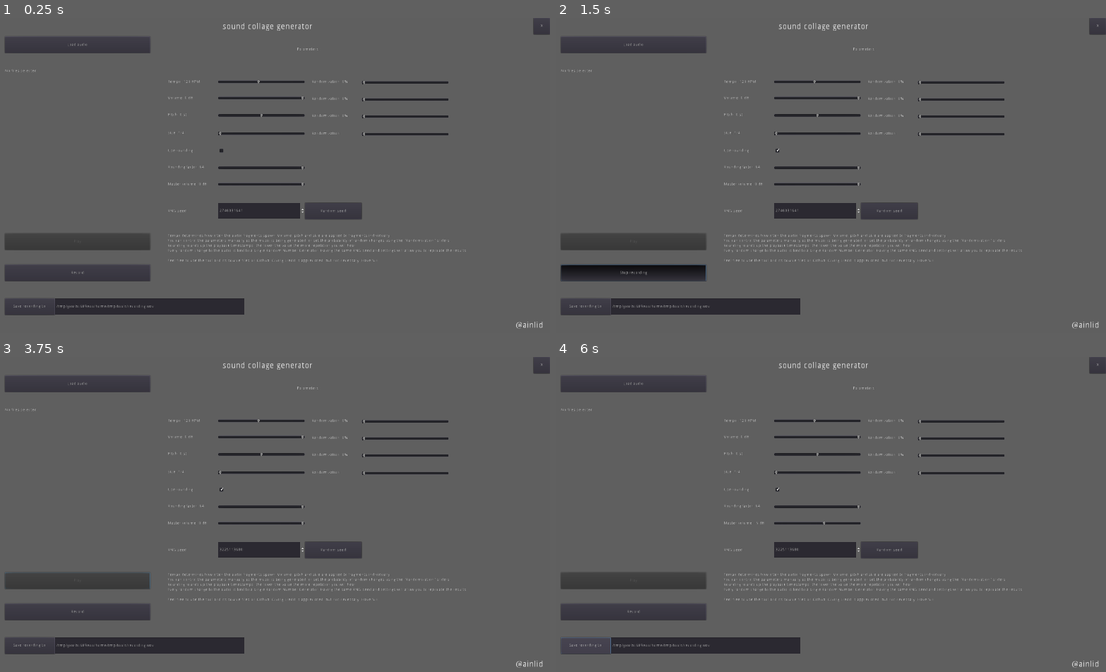
Above: before the commit, frames 1-4 (two rows, left to right).
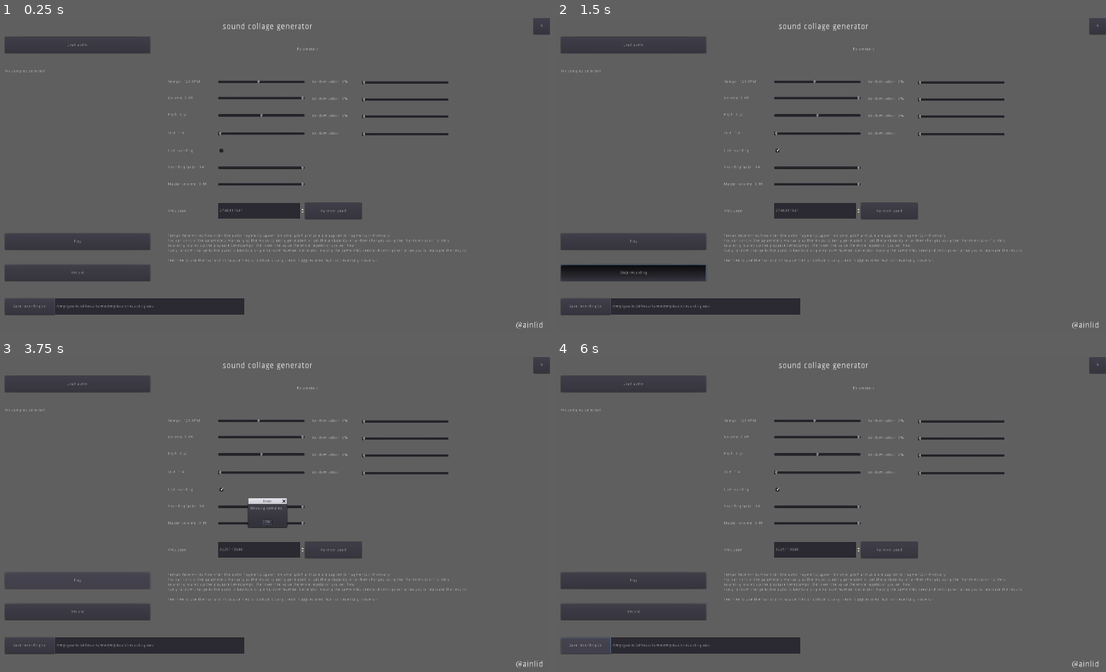
Above: after the commit, the same moments.

Repository: Ainlid/sound_collage_generator
Game: Godot game, scene res://core/core.tscn
Two runs of this game, one before a commit and one after it. Both use one fixed random seed, a clock stepped at 60 frames per second and the inputs below.
Inputs (mouse positions are in pixels of both pictures, inside the frame that each line leads up to):
- Up to frame 1 (0.25 s): no input
- Up to frame 2 (1.5 s): click (781, 150) at 0.5 s; click "Record" at 1.25 s
- Up to frame 3 (3.75 s): click "Stop recording" at 2 s; click "Random seed" at 2.75 s; click (77, 580) at 3.5 s, where only the run after the commit has a clickable "Play"
- Up to frame 4 (6 s): click (633, 580) at 4.25 s, where only the run after the commit has a clickable "Play"; click (825, 520) at 5 s, where only the run after the commit has a clickable "OK"; click "Save recording to:" at 5.75 s

The runs differ from the first frame. In frame 1, less than 0.1% of the frame differs, in the area x 1-23%, y 5-72%; in frame 2, less than 0.1%; in frame 3, 0.7%, in the area x 0-53%, y 5-74%; in frame 4, less than 0.1%.

Commit message:
minor improvements

Diff:
--- a/core/core.gd
+++ b/core/core.gd
@@ -9,6 +9,7 @@
 onready var file_list = $interface/load_menu/file_scroll/file_list
 
 onready var play_button = $interface/play_button
+onready var samples_error = $interface/samples_error
 var playing = false
 
 var rng
@@ -29,34 +30,34 @@
 var pitch_random = 0.0
 var size_random = 0.0
 
-onready var tempo_label = $interface/tempo_label
-onready var tempo_slider = $interface/tempo_slider
-
-onready var volume_label = $interface/volume_label
-onready var volume_slider = $interface/volume_slider
-
-onready var pitch_label = $interface/pitch_label
-onready var pitch_slider = $interface/pitch_slider
-
-onready var size_label = $interface/size_label
-onready var size_slider = $interface/size_slider
-
-onready var rounding_label = $interface/rounding_label
-onready var rounding_slider = $interface/rounding_slider
-
-onready var tempo_random_label = $interface/tempo_random_label
-onready var tempo_random_slider = $interface/tempo_random_slider
-
-onready var volume_random_label = $interface/volume_random_label
-onready var volume_random_slider = $interface/volume_random_slider
-
-onready var pitch_random_label = $interface/pitch_random_label
-onready var pitch_random_slider = $interface/pitch_random_slider
-
-onready var size_random_label = $interface/size_random_label
-onready var size_random_slider = $interface/size_random_slider
-
-onready var seed_box = $interface/seed_box
+onready var tempo_label = $interface/settings/tempo_label
+onready var tempo_slider = $interface/settings/tempo_slider
+
+onready var volume_label = $interface/settings/volume_label
+onready var volume_slider = $interface/settings/volume_slider
+
+onready var pitch_label = $interface/settings/pitch_label
+onready var pitch_slider = $interface/settings/pitch_slider
+
+onready var size_label = $interface/settings/size_label
+onready var size_slider = $interface/settings/size_slider
+
+onready var rounding_label = $interface/settings/rounding_label
+onready var rounding_slider = $interface/settings/rounding_slider
+
+onready var tempo_random_label = $interface/settings/tempo_random_label
+onready var tempo_random_slider = $interface/settings/tempo_random_slider
+
+onready var volume_random_label = $interface/settings/volume_random_label
+onready var volume_random_slider = $interface/settings/volume_random_slider
+
+onready var pitch_random_label = $interface/settings/pitch_random_label
+onready var pitch_random_slider = $interface/settings/pitch_random_slider
+
+onready var size_random_label = $interface/settings/size_random_label
+onready var size_random_slider = $interface/settings/size_random_slider
+
+onready var seed_box = $interface/settings/seed_box
 
 onready var audio_record = $audio_record
 onready var record_button = $interface/record_button
@@ -87,7 +88,7 @@
 
 	_randomize_seed()
 
-	play_button.disabled = true
+	_clear_samples()
 
 	effect = AudioServer.get_bus_effect(0, 0)
 	save_path_label.text = OS.get_executable_path().get_base_dir() + "/recording.wav"
@@ -160,7 +161,7 @@
 	file_dialog.popup_centered()
 
 func _files_selected(paths):
-	samples = []
+	_clear_samples()
 	file_list.text = "Loaded: \n"
 	var file = File.new()
 	for n in paths.size():
@@ -177,9 +178,16 @@
 			file.close()
 	play_button.disabled = false
 
+func _clear_samples():
+	samples = []
+	file_list.text = "No samples selected"
+
 func _play_pressed():
 	if !playing:
-		_play_start()
+		if !samples.empty():
+			_play_start()
+		else:
+			samples_error.popup_centered()
 	else:
 		_play_stop()
 
@@ -233,7 +241,6 @@
 		_set_size(new_size)
 
 func _spawn_grain():
-	var spawn_chance = rng.randf() * 100.0
 	var new_grain = grain.instance()
 	add_child(new_grain)
 	var sample_id = rng.randi_range(0, samples.size() - 1)
--- a/core/core.tscn
+++ b/core/core.tscn
@@ -47,12 +47,349 @@
 "_edit_use_anchors_": false
 }
 
-[node name="load_menu" type="Control" parent="interface"]
-anchor_right = 1.0
-anchor_bottom = 1.0
-__meta__ = {
-"_edit_use_anchors_": false
-}
+[node name="play_button" type="Button" parent="interface"]
+margin_left = 67.0
+margin_top = 733.029
+margin_right = 561.0
+margin_bottom = 789.029
+text = "Play"
+__meta__ = {
+"_edit_use_anchors_": false
+}
+
+[node name="info" type="Label" parent="interface"]
+margin_left = 620.0
+margin_top = 734.321
+margin_right = 1816.0
+margin_bottom = 816.321
+text = "Tempo determines how often the audio fragments spawn. Volume, pitch and size are applied to fragments individually.
+You can control the parameters manually as the music is being generated, or set the probability of random changes using the \"Randomization\" sliders.
+Rounding rounds up the playback timestamps, the lower the value the more repetition you will hear.
+Every random change to the audio is tied to a single Random Number Generator. Having the same RNG seed and settings will allow you to replicate the results.
+
+Feel free to use the tool and its source files on Github! Giving credit is appreciated, but not necessary. Have fun!"
+__meta__ = {
+"_edit_use_anchors_": false
+}
+
+[node name="record_button" type="Button" parent="interface"]
+margin_left = 67.0
+margin_top = 839.0
+margin_right = 561.0
+margin_bottom = 895.0
+toggle_mode = true
+text = "Record"
+__meta__ = {
+"_edit_use_anchors_": false
+}
+
+[node name="save_button" type="Button" parent="interface"]
+margin_left = 67.0
+margin_top = 953.551
+margin_right = 237.0
+margin_bottom = 1009.55
+text = "Save recording to:"
+__meta__ = {
+"_edit_use_anchors_": false
+}
+
+[node name="save_path_label" type="LineEdit" parent="interface"]
+margin_left = 237.0
+margin_top = 954.0
+margin_right = 882.0
+margin_bottom = 1010.0
+__meta__ = {
+"_edit_use_anchors_": false
+}
+
+[node name="quit_button" type="Button" parent="interface"]
+margin_left = 1863.83
+margin_top = 1.41422
+margin_right = 1919.83
+margin_bottom = 57.4142
+text = "X"
+__meta__ = {
+"_edit_use_anchors_": false
+}
+
+[node name="master_volume_slider" type="HSlider" parent="interface"]
+margin_left = 791.0
+margin_top = 538.0
+margin_right = 1087.0
+margin_bottom = 594.0
+min_value = -12.0
+max_value = 0.0
+
+[node name="master_volume_label" type="Label" parent="interface"]
+margin_left = 621.0
+margin_top = 538.0
+margin_right = 746.0
+margin_bottom = 594.0
+text = "Master volume: "
+valign = 1
+__meta__ = {
+"_edit_use_anchors_": false
+}
+
+[node name="settings" type="Node" parent="interface"]
+
+[node name="label_params" type="Label" parent="interface/settings"]
+margin_left = 621.0
+margin_top = 78.5858
+margin_right = 1576.0
+margin_bottom = 134.586
+text = "Parameters:"
+align = 1
+valign = 1
+__meta__ = {
+"_edit_use_anchors_": false
+}
+
+[node name="tempo_slider" type="HSlider" parent="interface/settings"]
+margin_left = 791.0
+margin_top = 188.586
+margin_right = 1087.0
+margin_bottom = 244.586
+min_value = 50.0
+max_value = 200.0
+value = 120.0
+__meta__ = {
+"_edit_use_anchors_": false
+}
+
+[node name="tempo_label" type="Label" parent="interface/settings"]
+margin_left = 621.0
+margin_top = 188.586
+margin_right = 746.0
+margin_bottom = 244.586
+text = "Tempo: "
+valign = 1
+__meta__ = {
+"_edit_use_anchors_": false
+}
+
+[node name="volume_slider" type="HSlider" parent="interface/settings"]
+margin_left = 791.0
+margin_top = 244.628
+margin_right = 1087.0
+margin_bottom = 300.628
+min_value = -6.0
+max_value = 0.0
+__meta__ = {
+"_edit_use_anchors_": false
+}
+
+[node name="volume_label" type="Label" parent="interface/settings"]
+margin_left = 621.0
+margin_top = 244.628
+margin_right = 746.0
+margin_bottom = 300.628
+text = "Volume: "
+valign = 1
+__meta__ = {
+"_edit_use_anchors_": false
+}
+
+[node name="pitch_slider" type="HSlider" parent="interface/settings"]
+margin_left = 791.0
+margin_top = 302.628
+margin_right = 1087.0
+margin_bottom = 358.628
+min_value = -6.0
+max_value = 6.0
+__meta__ = {
+"_edit_use_anchors_": false
+}
+
+[node name="pitch_label" type="Label" parent="interface/settings"]
+margin_left = 621.0
+margin_top = 300.628
+margin_right = 746.0
+margin_bottom = 356.628
+text = "Pitch: "
+valign = 1
+__meta__ = {
+"_edit_use_anchors_": false
+}
+
+[node name="size_slider" type="HSlider" parent="interface/settings"]
+margin_left = 791.0
+margin_top = 364.586
+margin_right = 1087.0
+margin_bottom = 420.586
+min_value = 1.0
+max_value = 4.0
+value = 1.0
+__meta__ = {
+"_edit_use_anchors_": false
+}
+
+[node name="size_label" type="Label" parent="interface/settings"]
+margin_left = 621.0
+margin_top = 362.586
+margin_right = 746.0
+margin_bottom = 418.586
+text = "Size: "
+valign = 1
+__meta__ = {
+"_edit_use_anchors_": false
+}
+
+[node name="tempo_random_slider" type="HSlider" parent="interface/settings"]
+margin_left = 1280.0
+margin_top = 190.586
+margin_right = 1576.0
+margin_bottom = 246.586
+__meta__ = {
+"_edit_use_anchors_": false
+}
+
+[node name="tempo_random_label" type="Label" parent="interface/settings"]
+margin_left = 1110.0
+margin_top = 188.586
+margin_right = 1235.0
+margin_bottom = 244.586
+text = "Randomization: "
+valign = 1
+__meta__ = {
+"_edit_use_anchors_": false
+}
+
+[node name="volume_random_slider" type="HSlider" parent="interface/settings"]
+margin_left = 1280.0
+margin_top = 248.586
+margin_right = 1576.0
+margin_bottom = 304.586
+__meta__ = {
+"_edit_use_anchors_": false
+}
+
+[node name="volume_random_label" type="Label" parent="interface/settings"]
+margin_left = 1110.0
+margin_top = 246.586
+margin_right = 1235.0
+margin_bottom = 302.586
+text = "Randomization: "
+valign = 1
+__meta__ = {
+"_edit_use_anchors_": false
+}
+
+[node name="pitch_random_slider" type="HSlider" parent="interface/settings"]
+margin_left = 1280.0
+margin_top = 306.586
+margin_right = 1576.0
+margin_bottom = 362.586
+__meta__ = {
+"_edit_use_anchors_": false
+}
+
+[node name="pitch_random_label" type="Label" parent="interface/settings"]
+margin_left = 1110.0
+margin_top = 304.586
+margin_right = 1235.0
+margin_bottom = 360.586
+text = "Randomization: "
+valign = 1
+__meta__ = {
+"_edit_use_anchors_": false
+}
+
+[node name="size_random_slider" type="HSlider" parent="interface/settings"]
+margin_left = 1280.0
+margin_top = 366.586
+margin_right = 1576.0
+margin_bottom = 422.586
+__meta__ = {
+"_edit_use_anchors_": false
+}
+
+[node name="size_random_label" type="Label" parent="interface/settings"]
+margin_left = 1110.0
+margin_top = 364.586
+margin_right = 1235.0
+margin_bottom = 420.586
+text = "Randomization: "
+valign = 1
+__meta__ = {
+"_edit_use_anchors_": false
+}
+
+[node name="rounding_toggle" type="CheckBox" parent="interface/settings"]
+margin_left = 791.0
+margin_top = 422.586
+margin_right = 828.0
+margin_bottom = 478.586
+__meta__ = {
+"_edit_use_anchors_": false
+}
+
+[node name="rounding_toggle_label" type="Label" parent="interface/settings"]
+margin_left = 621.0
+margin_top = 422.586
+margin_right = 746.0
+margin_bottom = 478.586
+text = "Use rounding: "
+valign = 1
+__meta__ = {
+"_edit_use_anchors_": false
+}
+
+[node name="rounding_slider" type="HSlider" parent="interface/settings"]
+margin_left = 791.0
+margin_top = 480.586
+margin_right = 1087.0
+margin_bottom = 536.586
+min_value = 2.0
+max_value = 16.0
+value = 16.0
+__meta__ = {
+"_edit_use_anchors_": false
+}
+
+[node name="rounding_label" type="Label" parent="interface/settings"]
+margin_left = 621.0
+margin_top = 478.586
+margin_right = 746.0
+margin_bottom = 534.586
+text = "Rounding factor: "
+valign = 1
+__meta__ = {
+"_edit_use_anchors_": false
+}
+
+[node name="seed_box" type="SpinBox" parent="interface/settings"]
+margin_left = 791.0
+margin_top = 627.907
+margin_right = 1087.0
+margin_bottom = 681.907
+max_value = 1e+10
+__meta__ = {
+"_edit_use_anchors_": false
+}
+
+[node name="seed_label" type="Label" parent="interface/settings"]
+margin_left = 621.0
+margin_top = 627.907
+margin_right = 746.0
+margin_bottom = 683.907
+text = "RNG seed: "
+valign = 1
+__meta__ = {
+"_edit_use_anchors_": false
+}
+
+[node name="seed_random_button" type="Button" parent="interface/settings"]
+margin_left = 1087.0
+margin_top = 627.907
+margin_right = 1280.0
+margin_bottom = 683.907
+text = "Random seed"
+__meta__ = {
+"_edit_use_anchors_": false
+}
+
+[node name="load_menu" type="Node" parent="interface"]
 
 [node name="load_button" type="Button" parent="interface/load_menu"]
 margin_left = 67.0
@@ -98,367 +435,35 @@
 margin_bottom = 14.0
 text = "No files selected"
 
-[node name="play_button" type="Button" parent="interface"]
-margin_left = 67.0
-margin_top = 733.029
-margin_right = 561.0
-margin_bottom = 789.029
-text = "Play"
-__meta__ = {
-"_edit_use_anchors_": false
-}
-
-[node name="label_params" type="Label" parent="interface"]
-margin_left = 621.0
-margin_top = 80.0
-margin_right = 1576.0
-margin_bottom = 136.0
-text = "Parameters:"
-align = 1
-valign = 1
-__meta__ = {
-"_edit_use_anchors_": false
-}
-
-[node name="tempo_slider" type="HSlider" parent="interface"]
-margin_left = 791.0
-margin_top = 190.0
-margin_right = 1087.0
-margin_bottom = 246.0
-min_value = 50.0
-max_value = 200.0
-value = 120.0
-__meta__ = {
-"_edit_use_anchors_": false
-}
-
-[node name="tempo_label" type="Label" parent="interface"]
-margin_left = 621.0
-margin_top = 190.0
-margin_right = 746.0
-margin_bottom = 246.0
-text = "Tempo: "
-valign = 1
-__meta__ = {
-"_edit_use_anchors_": false
-}
-
-[node name="volume_slider" type="HSlider" parent="interface"]
-margin_left = 791.0
-margin_top = 246.042
-margin_right = 1087.0
-margin_bottom = 302.042
-min_value = -6.0
-max_value = 0.0
-__meta__ = {
-"_edit_use_anchors_": false
-}
-
-[node name="volume_label" type="Label" parent="interface"]
-margin_left = 621.0
-margin_top = 246.042
-margin_right = 746.0
-margin_bottom = 302.042
-text = "Volume: "
-valign = 1
-__meta__ = {
-"_edit_use_anchors_": false
-}
-
-[node name="pitch_slider" type="HSlider" parent="interface"]
-margin_left = 791.0
-margin_top = 304.042
-margin_right = 1087.0
-margin_bottom = 360.042
-min_value = -6.0
-max_value = 6.0
-__meta__ = {
-"_edit_use_anchors_": false
-}
-
-[node name="pitch_label" type="Label" parent="interface"]
-margin_left = 621.0
-margin_top = 302.042
-margin_right = 746.0
-margin_bottom = 358.042
-text = "Pitch: "
-valign = 1
-__meta__ = {
-"_edit_use_anchors_": false
-}
-
-[node name="size_slider" type="HSlider" parent="interface"]
-margin_left = 791.0
-margin_top = 366.0
-margin_right = 1087.0
-margin_bottom = 422.0
-min_value = 1.0
-max_value = 4.0
-value = 1.0
-__meta__ = {
-"_edit_use_anchors_": false
-}
-
-[node name="size_label" type="Label" parent="interface"]
-margin_left = 621.0
-margin_top = 364.0
-margin_right = 746.0
-margin_bottom = 420.0
-text = "Size: "
-valign = 1
-__meta__ = {
-"_edit_use_anchors_": false
-}
-
-[node name="tempo_random_slider" type="HSlider" parent="interface"]
-margin_left = 1280.0
-margin_top = 192.0
-margin_right = 1576.0
-margin_bottom = 248.0
-__meta__ = {
-"_edit_use_anchors_": false
-}
-
-[node name="tempo_random_label" type="Label" parent="interface"]
-margin_left = 1110.0
-margin_top = 190.0
-margin_right = 1235.0
-margin_bottom = 246.0
-text = "Randomization: "
-valign = 1
-__meta__ = {
-"_edit_use_anchors_": false
-}
-
-[node name="volume_random_slider" type="HSlider" parent="interface"]
-margin_left = 1280.0
-margin_top = 250.0
-margin_right = 1576.0
-margin_bottom = 306.0
-__meta__ = {
-"_edit_use_anchors_": false
-}
-
-[node name="volume_random_label" type="Label" parent="interface"]
-margin_left = 1110.0
-margin_top = 248.0
-margin_right = 1235.0
-margin_bottom = 304.0
-text = "Randomization: "
-valign = 1
-__meta__ = {
-"_edit_use_anchors_": false
-}
-
-[node name="pitch_random_slider" type="HSlider" parent="interface"]
-margin_left = 1280.0
-margin_top = 308.0
-margin_right = 1576.0
-margin_bottom = 364.0
-__meta__ = {
-"_edit_use_anchors_": false
-}
-
-[node name="pitch_random_label" type="Label" parent="interface"]
-margin_left = 1110.0
-margin_top = 306.0
-margin_right = 1235.0
-margin_bottom = 362.0
-text = "Randomization: "
-valign = 1
-__meta__ = {
-"_edit_use_anchors_": false
-}
-
-[node name="size_random_slider" type="HSlider" parent="interface"]
-margin_left = 1280.0
-margin_top = 368.0
-margin_right = 1576.0
-margin_bottom = 424.0
-__meta__ = {
-"_edit_use_anchors_": false
-}
-
-[node name="size_random_label" type="Label" parent="interface"]
-margin_left = 1110.0
-margin_top = 366.0
-margin_right = 1235.0
-margin_bottom = 422.0
-text = "Randomization: "
-valign = 1
-__meta__ = {
-"_edit_use_anchors_": false
-}
-
-[node name="rounding_toggle" type="CheckBox" parent="interface"]
-margin_left = 791.0
-margin_top = 424.0
-margin_right = 828.0
-margin_bottom = 480.0
-__meta__ = {
-"_edit_use_anchors_": false
-}
-
-[node name="rounding_toggle_label" type="Label" parent="interface"]
-margin_left = 621.0
-margin_top = 424.0
-margin_right = 746.0
-margin_bottom = 480.0
-text = "Use rounding: "
-valign = 1
-__meta__ = {
-"_edit_use_anchors_": false
-}
-
-[node name="rounding_slider" type="HSlider" parent="interface"]
-margin_left = 791.0
-margin_top = 482.0
-margin_right = 1087.0
-margin_bottom = 538.0
-min_value = 2.0
-max_value = 16.0
-value = 16.0
-__meta__ = {
-"_edit_use_anchors_": false
-}
-
-[node name="rounding_label" type="Label" parent="interface"]
-margin_left = 621.0
-margin_top = 480.0
-margin_right = 746.0
-margin_bottom = 536.0
-text = "Rounding factor: "
-valign = 1
-__meta__ = {
-"_edit_use_anchors_": false
-}
-
-[node name="seed_box" type="SpinBox" parent="interface"]
-margin_left = 791.0
-margin_top = 629.321
-margin_right = 1087.0
-margin_bottom = 683.321
-max_value = 1e+10
-__meta__ = {
-"_edit_use_anchors_": false
-}
-
-[node name="seed_label" type="Label" parent="interface"]
-margin_left = 621.0
-margin_top = 629.321
-margin_right = 746.0
-margin_bottom = 685.321
-text = "RNG seed: "
-valign = 1
-__meta__ = {
-"_edit_use_anchors_": false
-}
-
-[node name="seed_random_button" type="Button" parent="interface"]
-margin_left = 1087.0
-margin_top = 629.321
-margin_right = 1280.0
-margin_bottom = 685.321
-text = "Random seed"
-__meta__ = {
-"_edit_use_anchors_": false
-}
-
-[node name="info" type="Label" parent="interface"]
-margin_left = 620.0
-margin_top = 734.321
-margin_right = 1816.0
-margin_bottom = 816.321
-text = "Tempo determines how often the audio fragments spawn. Volume, pitch and size are applied to fragments individually.
-You can control the parameters manually as the music is being generated, or set the probability of random changes using the \"Randomization\" sliders.
-Rounding rounds up the playback timestamps, the lower the value the more repetition you will hear.
-Every random change to the audio is tied to a single Random Number Generator. Having the same RNG seed and settings will allow you to replicate the results.
-
-Feel free to use the tool and its source files on Github! Giving credit is appreciated, but not necessary. Have fun!"
-__meta__ = {
-"_edit_use_anchors_": false
-}
-
-[node name="record_button" type="Button" parent="interface"]
-margin_left = 67.0
-margin_top = 839.0
-margin_right = 561.0
-margin_bottom = 895.0
-toggle_mode = true
-text = "Record"
-__meta__ = {
-"_edit_use_anchors_": false
-}
-
-[node name="save_button" type="Button" parent="interface"]
-margin_left = 67.0
-margin_top = 953.551
-margin_right = 237.0
-margin_bottom = 1009.55
-text = "Save recording to:"
-__meta__ = {
-"_edit_use_anchors_": false
-}
-
-[node name="save_path_label" type="LineEdit" parent="interface"]
-margin_left = 237.0
-margin_top = 954.0
-margin_right = 882.0
-margin_bottom = 1010.0
-__meta__ = {
-"_edit_use_anchors_": false
-}
-
-[node name="quit_button" type="Button" parent="interface"]
-margin_left = 1863.83
-margin_top = 1.41422
-margin_right = 1919.83
-margin_bottom = 57.4142
-text = "X"
-__meta__ = {
-"_edit_use_anchors_": false
-}
-
-[node name="master_volume_slider" type="HSlider" parent="interface"]
-margin_left = 791.0
-margin_top = 538.0
-margin_right = 1087.0
-margin_bottom = 594.0
-min_value = -12.0
-max_value = 0.0
-
-[node name="master_volume_label" type="Label" parent="interface"]
-margin_left = 621.0
-margin_top = 538.0
-margin_right = 746.0
-margin_bottom = 594.0
-text = "Master volume: "
-valign = 1
-__meta__ = {
-"_edit_use_anchors_": false
-}
+[node name="samples_error" type="AcceptDialog" parent="interface"]
+margin_left = 274.357
+margin_top = 304.056
+margin_right = 406.357
+margin_bottom = 383.056
+window_title = "Error"
+dialog_text = "Missing samples"
 
 [node name="audio_record" type="AudioStreamPlayer" parent="."]
 stream = SubResource( 1 )
 autoplay = true
 
 [connection signal="timeout" from="timer_beat" to="." method="_tick"]
-[connection signal="pressed" from="interface/load_menu/load_button" to="." method="_load_pressed"]
-[connection signal="files_selected" from="interface/load_menu/file_dialog" to="." method="_files_selected"]
 [connection signal="pressed" from="interface/play_button" to="." method="_play_pressed"]
-[connection signal="value_changed" from="interface/tempo_slider" to="." method="_set_tempo"]
-[connection signal="value_changed" from="interface/volume_slider" to="." method="_set_volume"]
-[connection signal="value_changed" from="interface/pitch_slider" to="." method="_set_pitch"]
-[connection signal="value_changed" from="interface/size_slider" to="." method="_set_size"]
-[connection signal="value_changed" from="interface/tempo_random_slider" to="." method="_set_tempo_random"]
-[connection signal="value_changed" from="interface/volume_random_slider" to="." method="_set_volume_random"]
-[connection signal="value_changed" from="interface/pitch_random_slider" to="." method="_set_pitch_random"]
-[connection signal="value_changed" from="interface/size_random_slider" to="." method="_set_size_random"]
-[connection signal="toggled" from="interface/rounding_toggle" to="." method="_toggle_rounding"]
-[connection signal="value_changed" from="interface/rounding_slider" to="." method="_set_rounding"]
-[connection signal="value_changed" from="interface/seed_box" to="." method="_set_seed"]
-[connection signal="pressed" from="interface/seed_random_button" to="." method="_randomize_seed"]
 [connection signal="pressed" from="interface/record_button" to="." method="_record_pressed"]
 [connection signal="pressed" from="interface/save_button" to="." method="_save_pressed"]
 [connection signal="pressed" from="interface/quit_button" to="." method="_quit_pressed"]
 [connection signal="value_changed" from="interface/master_volume_slider" to="." method="_set_master_volume"]
+[connection signal="value_changed" from="interface/settings/tempo_slider" to="." method="_set_tempo"]
+[connection signal="value_changed" from="interface/settings/volume_slider" to="." method="_set_volume"]
+[connection signal="value_changed" from="interface/settings/pitch_slider" to="." method="_set_pitch"]
+[connection signal="value_changed" from="interface/settings/size_slider" to="." method="_set_size"]
+[connection signal="value_changed" from="interface/settings/tempo_random_slider" to="." method="_set_tempo_random"]
+[connection signal="value_changed" from="interface/settings/volume_random_slider" to="." method="_set_volume_random"]
+[connection signal="value_changed" from="interface/settings/pitch_random_slider" to="." method="_set_pitch_random"]
+[connection signal="value_changed" from="interface/settings/size_random_slider" to="." method="_set_size_random"]
+[connection signal="toggled" from="interface/settings/rounding_toggle" to="." method="_toggle_rounding"]
+[connection signal="value_changed" from="interface/settings/rounding_slider" to="." method="_set_rounding"]
+[connection signal="value_changed" from="interface/settings/seed_box" to="." method="_set_seed"]
+[connection signal="pressed" from="interface/settings/seed_random_button" to="." method="_randomize_seed"]
+[connection signal="pressed" from="interface/load_menu/load_button" to="." method="_load_pressed"]
+[connection signal="files_selected" from="interface/load_menu/file_dialog" to="." method="_files_selected"]
